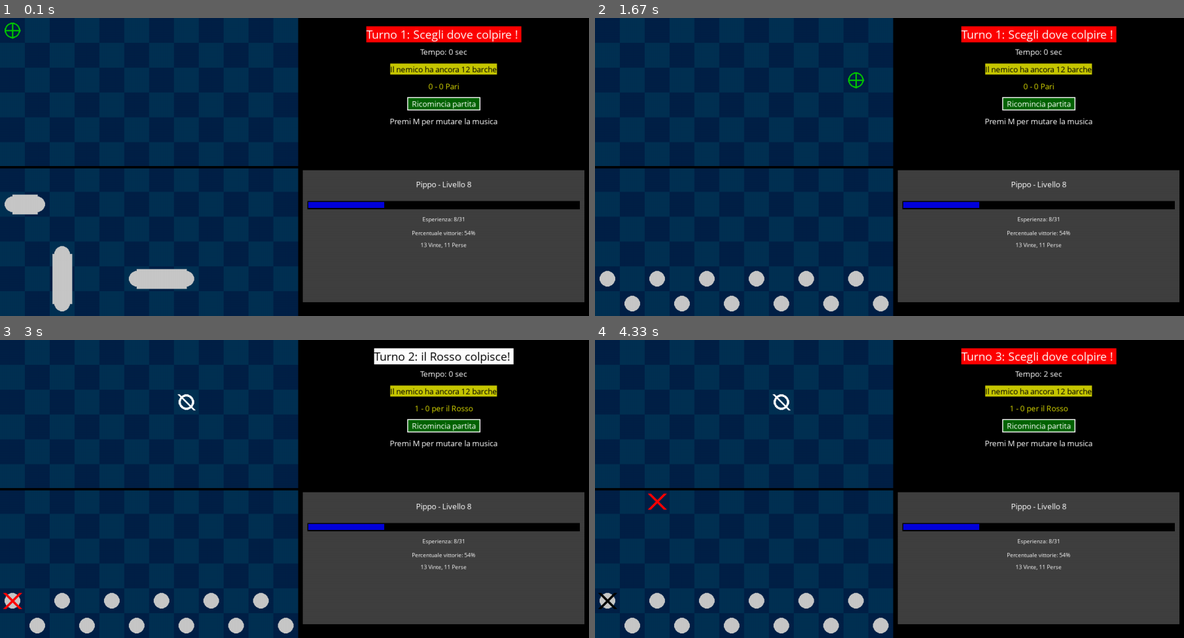
Above: before the commit, frames 1-4 (two rows, left to right).
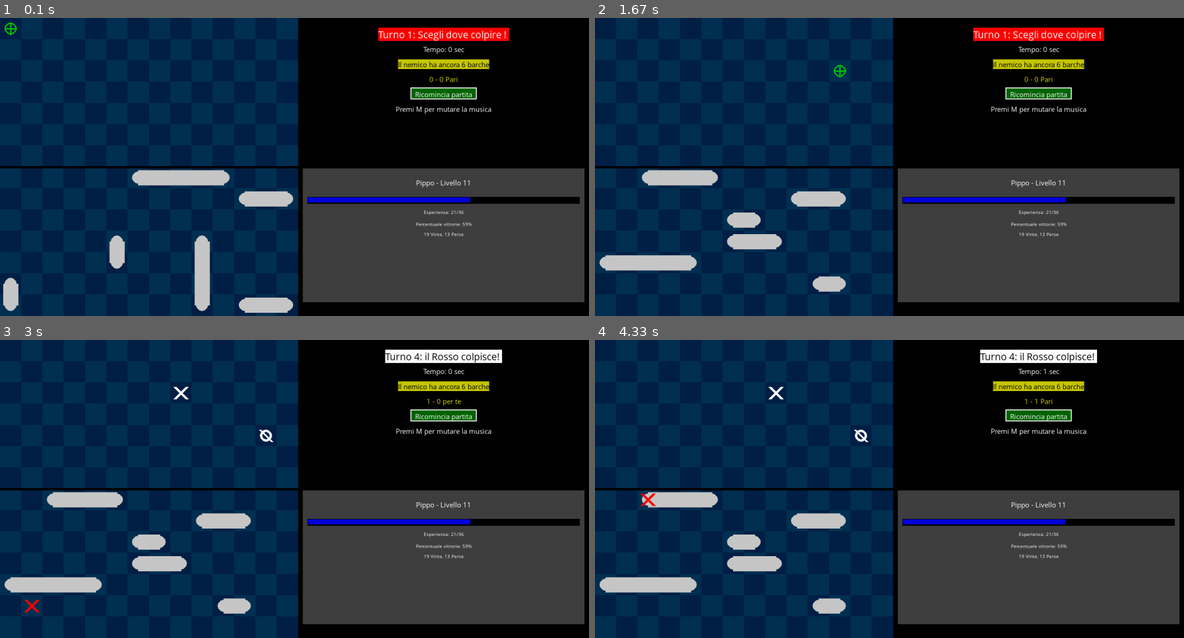
Above: after the commit, the same moments.

Repository: AlessandroBonomo28/pygame-tests
Game: pygame game, started from battaglia navale/game.py
Two runs of this game, one before a commit and one after it. Both use one fixed random seed, a clock stepped at 60 frames per second and the inputs below.
Inputs (mouse positions are in pixels of both pictures, inside the frame that each line leads up to):
- Up to frame 1 (0.1 s): no input
- Up to frame 2 (1.67 s): click "Ricomincia partita" at 0.38 s; press the mouse at (742, 167) at 0.7 s; move the mouse to (748, 137) at 0.8 s; release the mouse at (748, 107) at 0.93 s; press the mouse at (742, 167) at 1.03 s; move the mouse to (754, 143) at 1.13 s; release the mouse at (765, 119) at 1.27 s; press the mouse at (742, 167) at 1.37 s; move the mouse to (795, 119) at 1.47 s; release the mouse at (842, 68) at 1.6 s
- Up to frame 3 (3 s): click (188, 393) at 1.72 s; press the mouse at (188, 393) at 2.03 s; move the mouse to (159, 432) at 2.13 s; release the mouse at (123, 471) at 2.27 s; press the mouse at (188, 393) at 2.37 s; move the mouse to (188, 474) at 2.47 s; release the mouse at (188, 551) at 2.6 s; press the mouse at (188, 393) at 2.7 s; move the mouse to (265, 426) at 2.8 s; release the mouse at (341, 459) at 2.93 s
- Up to frame 4 (4.33 s): move the mouse to (989, 390) at 3.88 s; click (989, 390) at 4.17 s

The runs differ from the first frame. In frame 1, 10% of the frame differs, in the area x 0-100%, y 1-100%; in frame 2, 9.9%; in frame 3, 10%; in frame 4, 11%, in the area x 0-100%, y 2-99%.

Commit message:
random fleet generator

Diff:
--- a/battaglia navale/data/player.json
+++ b/battaglia navale/data/player.json
@@ -1 +1 @@
-{"ID": "1adb2eec-f18e-4b62-9d07-8be54e0a8feb", "name": "Pippo", "experience": 8.746692585815161, "draws": 0, "total_experience": 157, "level": 8, "losses": 11, "wins": 13}
+{"ID": "1adb2eec-f18e-4b62-9d07-8be54e0a8feb", "name": "Pippo", "experience": 21.848939951754893, "draws": 0, "total_experience": 269, "level": 11, "losses": 13, "wins": 19}
--- a/battaglia navale/game.py
+++ b/battaglia navale/game.py
@@ -91,21 +91,18 @@
 		for position in piece.positions:
 			if prev_position:
 				pygame.draw.line(canvas,blackPiecesColor,((prev_position[0]+0.5)*cell_width,(prev_position[1]+0.5)*cell_width),((position[0]+0.5)*cell_width,(position[1]+0.5)*cell_width),math.ceil(piecesRadius*2.5))
-			# outline
-			#pygame.draw.circle(canvas,(0,0,0),((position[0]+0.5)*cell_width,(position[1]+0.5)*cell_width), piecesRadius+5)
+
 			pygame.draw.circle(canvas,blackPiecesColor,((position[0]+0.5)*cell_width,(position[1]+0.5)*cell_width), piecesRadius)
 			prev_position = position
 	#  red
 	for piece in board.red_pieces:
 		if not piece.is_dead: # disegna solo i pezzi vivi
 			continue
-		# draw line that connects all positions
 		prev_position = None
 		for position in piece.positions:
 			if prev_position:
 				pygame.draw.line(canvas,redPiecesColor,((prev_position[0]+0.5)*cell_width,(prev_position[1]+0.5)*cell_width),((position[0]+0.5)*cell_width,(position[1]+0.5)*cell_width),math.ceil(piecesRadius*2.5))
-			# outline
-			#pygame.draw.circle(canvas,(0,0,0),((position[0]+0.5)*cell_width,(position[1]+0.5)*cell_width), piecesRadius+5)
+
 			pygame.draw.circle(canvas,redPiecesColor,((position[0]+0.5)*cell_width,(position[1]+0.5)*cell_width), piecesRadius)
 			prev_position = position
 
@@ -122,7 +119,6 @@
 		pygame.draw.line(canvas,color,(x-piecesRadius,y+piecesRadius),(x+piecesRadius,y-piecesRadius),7)
 
 def drawLastAImiss(board : Board):
-	#board.moves
 	#pick last position of AI
 	if len(board.moves) == 0:
 		return
@@ -147,7 +143,6 @@
 
 
 def drawYourLastMiss(board : Board):
-	#board.moves
 	global ticksLastBlinkSelector
 	if len(board.moves) == 0:
 		return
@@ -403,16 +398,22 @@
 # init board
 black_pieces = []
 red_pieces = []
+"""
 for i in range(2):
 	for j in range(Board.width):
 		if (i+j)%2 == 0:
 			red_pieces.append(Piece([(j,i)],PieceColor.RED))
 
-p1 = Piece([(0,7),(0,6)],PieceColor.BLACK)
-p1.rotate(90)
-black_pieces.append(p1)
+
+
+gommone_black = Piece([(0,7),(0,6)],PieceColor.BLACK)
+gommone_black.rotate(90)
+black_pieces.append(gommone_black)
 black_pieces.append(Piece([(2,11),(2,10),(2,9)],PieceColor.BLACK))
 black_pieces.append(Piece([(5,10),(6,10),(7,10)],PieceColor.BLACK))
+"""
+red_pieces = Fleet.generate(PieceColor.RED)
+black_pieces = Fleet.generate(PieceColor.BLACK)
 board = Board(red_pieces,black_pieces)
 
 now = datetime.datetime.now()
@@ -497,7 +498,7 @@
 
 				if board.getCellColor(cellPosition) == PieceColor.RED:
 					piece_to_hit = board.getPieceByPosition(cellPosition)
-					if piece_to_hit and piece_to_hit.color != board.whoMoves():
+					if piece_to_hit != None and piece_to_hit.color != board.whoMoves():
 						print("piece to hit:",piece_to_hit)
 						move = Move(board.turn_count,PieceColor.BLACK,cellPosition,piece_to_hit,"hitted")
 					else:
--- a/battaglia navale/game_settings.json
+++ b/battaglia navale/game_settings.json
@@ -1,6 +1,6 @@
 {
     "AI_delay_ms": 750,
-    "day_born": 4,
+    "day_born": 3,
     "month_born": 9,
     "year_born": 1934,
     "player_name": "Pippo",
--- a/battaglia navale/model/battleship.py
+++ b/battaglia navale/model/battleship.py
@@ -38,8 +38,8 @@
         for position in self.positions:
             dx = position[0] - x
             dy = position[1] - y
-            new_dx = dx * math.cos(rad_angle) - dy * math.sin(rad_angle)
-            new_dy = dx * math.sin(rad_angle) + dy * math.cos(rad_angle)
+            new_dx = round(dx * math.cos(rad_angle) - dy * math.sin(rad_angle))
+            new_dy = round(dx * math.sin(rad_angle) + dy * math.cos(rad_angle))
             new_positions.append((x+new_dx,y+new_dy))
         self.positions = new_positions
 
@@ -83,8 +83,8 @@
 class Board:
     __score_multiplier = 1
     status : GameStatus = GameStatus.IN_PROGRESS
-    height : int = 12
-    width : int = 12
+    height : int = 14
+    width : int = 14
     turn_count : int
     moves : list[Move]
     red_pieces : list[Piece]
@@ -110,17 +110,40 @@
 
 
     def reset(self):
-        black_pieces = []
-        red_pieces = []
-        for i in range(2):
-            for j in range(Board.width):
-                if (i+j)%2 == 0:
-                    red_pieces.append(Piece([(j,i)],PieceColor.RED))
-                    black_pieces.append(Piece([(Board.height-1-j,Board.height-1-i)],PieceColor.BLACK))
+        red_pieces = Fleet.generate(PieceColor.RED)
+        black_pieces = Fleet.generate(PieceColor.BLACK)
         self.__init__(red_pieces,black_pieces)
 
     def get_multiplier(self):
         return self.__score_multiplier
+
+    def randomPlace(self,piece)-> bool:
+        max_try = 10000
+        try_count = 0
+        rotations = [0,90,180,270]
+        piece.rotate(random.choice(rotations))
+        while try_count < max_try:
+            add_x = random.randint(-self.width-1,self.width-1)
+            add_y = random.randint(-self.height//2,self.height//2)
+            valid = True
+            for position in piece.positions:
+                x = position[0] + add_x
+                y = position[1] + add_y
+
+                wrong_side = (y < self.height//2 and piece.color == PieceColor.BLACK) or \
+                                (y >= self.height//2 and piece.color == PieceColor.RED)
+                piece_at_position = self.getPieceByPosition((x,y))
+                free_position = piece_at_position == None or piece_at_position == piece
+                if not self.isInsideBounds((x,y)) or wrong_side or not free_position:
+                    valid = False
+                    break
+            if valid:
+                for position in piece.positions:
+                    p = (position[0] + add_x, position[1] + add_y)
+                    piece.positions[piece.positions.index(position)] = p
+                return True
+            try_count +=1
+        return False
 
     def getPieceByPosition(self,position) -> Piece | None:
         try:
@@ -220,7 +243,22 @@
         """
         return random.random() < percentage
 
+    def __get_move_that_hits(self,board) -> Move:
+        for position in board.black_pieces:
+                if not position.is_dead:
+                    for coord in position.positions:
+                        if coord not in board.hash_hits.keys():
+                            move = Move(self.turn_count, PieceColor.RED, coord, position, "random move AI")
+                            self.makeMove(move)
+                            return move
+        return None
     def makeMoveRedAI(self,board):
+        luck = min(0.05 + self.turn_count/300, 0.75)
+        if self.__event_probability(luck):
+            move = self.__get_move_that_hits(board)
+            if move != None:
+                return move
+
         max_try = 100
         try_count = 0
         # pick random position inside board
@@ -237,7 +275,8 @@
             near_other_black_boats : bool = self.__squared_distance(random_position,centroid_black) < distance_trigger**2
 
             if never_hit_before or \
-                (never_hit_before and self.__event_probability(probability_trigger) and near_other_black_boats):
+                (never_hit_before and self.__event_probability(probability_trigger) \
+                 and near_other_black_boats):
                 break
             try_count += 1
         move = Move(self.turn_count, PieceColor.RED, random_position, piece_hit, "random move AI")
@@ -246,9 +285,43 @@
         return move
 
 class Fleet:
-    pieces : list[Piece]
-    def __init__(self, pieces : list[Piece] = []):
-        self.pieces = pieces
-
-    def generate():
-        pass
+
+    @staticmethod
+    def get_default_black_fleet() -> list[Piece]:
+        color_fleet = PieceColor.BLACK
+        gommone_1 = Piece([(0,0 + Board.height//2),(0,1 + Board.height//2)],color_fleet)
+        gommone_2 = Piece([(1,0 + Board.height//2),(1,1 + Board.height//2)],color_fleet)
+
+        bombardiere = Piece([(2,0 + Board.height//2),(2,1 + Board.height//2),(2,2 + Board.height//2),(2,3 + Board.height//2)],color_fleet)
+        portaerei = Piece([(3,0 + Board.height//2),(3,1 + Board.height//2),(3,2 + Board.height//2),(3,3 + Board.height//2),(3,4 + Board.height//2)],color_fleet)
+        nave_assalto_1 = Piece([(4,0 + Board.height//2),(4,1 + Board.height//2),(4,2 + Board.height//2)],color_fleet)
+        nave_assalto_2 = Piece([(5,0 + Board.height//2),(5,1 + Board.height//2),(5,2 + Board.height//2)],color_fleet)
+        return [gommone_1,gommone_2,bombardiere,portaerei,nave_assalto_1,nave_assalto_2]
+
+    @staticmethod
+    def get_default_red_fleet() -> list[Piece]:
+        color_fleet = PieceColor.RED
+        gommone_1 = Piece([(0,0),(0,1)],color_fleet)
+        gommone_2 = Piece([(1,0),(1,1)],color_fleet)
+
+        bombardiere = Piece([(2,0),(2,1),(2,2),(2,3)],color_fleet)
+        portaerei = Piece([(3,0),(3,1),(3,2),(3,3),(3,4)],color_fleet)
+        nave_assalto_1 = Piece([(4,0),(4,1),(4,2)],color_fleet)
+        nave_assalto_2 = Piece([(5,0),(5,1),(5,2)],color_fleet)
+        return [gommone_1,gommone_2,bombardiere,portaerei,nave_assalto_1,nave_assalto_2]
+
+    @staticmethod
+    def generate(color_fleet : PieceColor) -> list[Piece]:
+        fleet = Fleet.get_default_black_fleet() if color_fleet == PieceColor.BLACK else Fleet.get_default_red_fleet()
+        if color_fleet == PieceColor.BLACK:
+            test_board = Board([],fleet)
+        else:
+            test_board = Board(fleet,[])
+
+        for piece in fleet:
+            placed = test_board.randomPlace(piece)
+            if not placed:
+                print("Could not place piece, loading default fleet")
+                return Fleet.get_default_black_fleet() if color_fleet == PieceColor.BLACK else Fleet.get_default_red_fleet()
+
+        return test_board.black_pieces if color_fleet == PieceColor.BLACK else test_board.red_pieces
